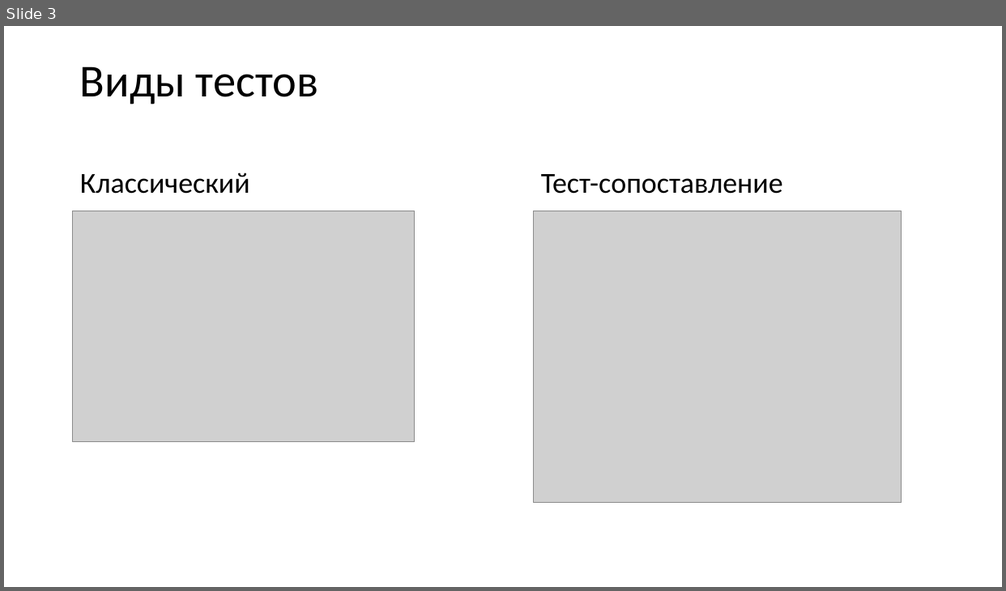
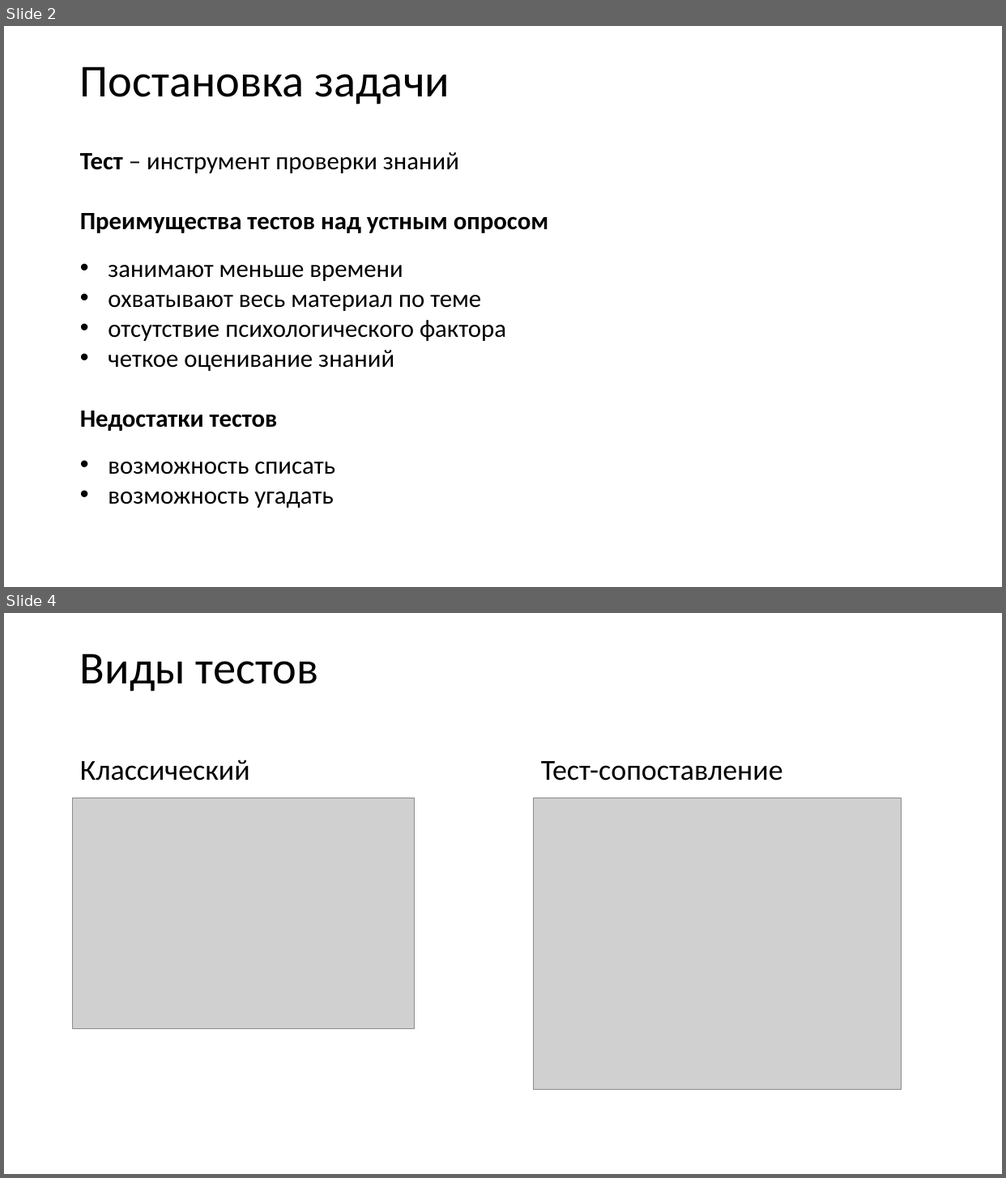
Before and after one commit to Art-Fedorov/diplom.local, a slide deck: Диплом/ДИПЛОМ.pptx. Shown one above the other, each under a label of ours: slide 3 before the commit, slides 2 and 4 after it; the slides between them are not shown. The pictures are 1006x591 and 1006x1178 pixels, drawn with LibreOffice and Linux fonts; fonts in the diff are those of the drawing; grey boxes stand for pictures. Boxes give left, top, right and bottom in pixels: in the first picture for what was removed or moved away, otherwise in the second. Text is boxed around its words. In the diff, an @@ line names an element or a change of style, - is before the commit and + after.

```diff
--- a/Диплом/ДИПЛОМ.pptx
+++ b/Диплом/ДИПЛОМ.pptx
@@ slide 2 added at <box>4,26,1002,587</box>, background #FFFFFF @@
@@ title added at <box>80,66,450,105</box>, 44 pt, text #000000 @@
+Постановка задачи
@@ text added at <box>80,152,548,508</box>, 24 pt, text #000000 @@
+Тест – инструмент проверки знаний
+Преимущества тестов над устным опросом
+• занимают меньше времени
+• охватывают весь материал по теме
+• отсутствие психологического фактора
+• четкое оценивание знаний
+Недостатки тестов
+• возможность списать
+• возможность угадать
@@ what was slide 3 is now slide 4 @@
```
Also in this commit, not shown: 4 slides changed, 2 other slides added, 2 slides removed, 18 other files.
